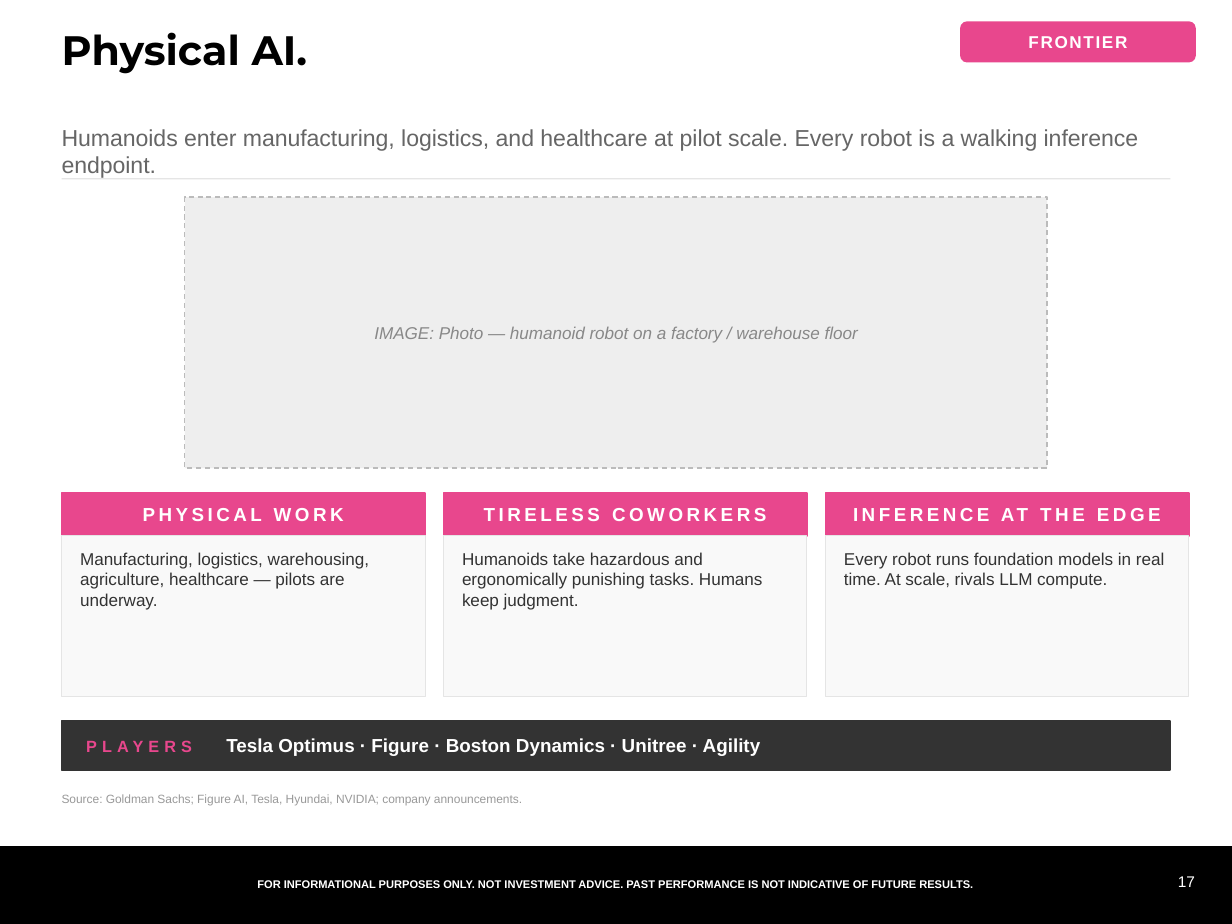
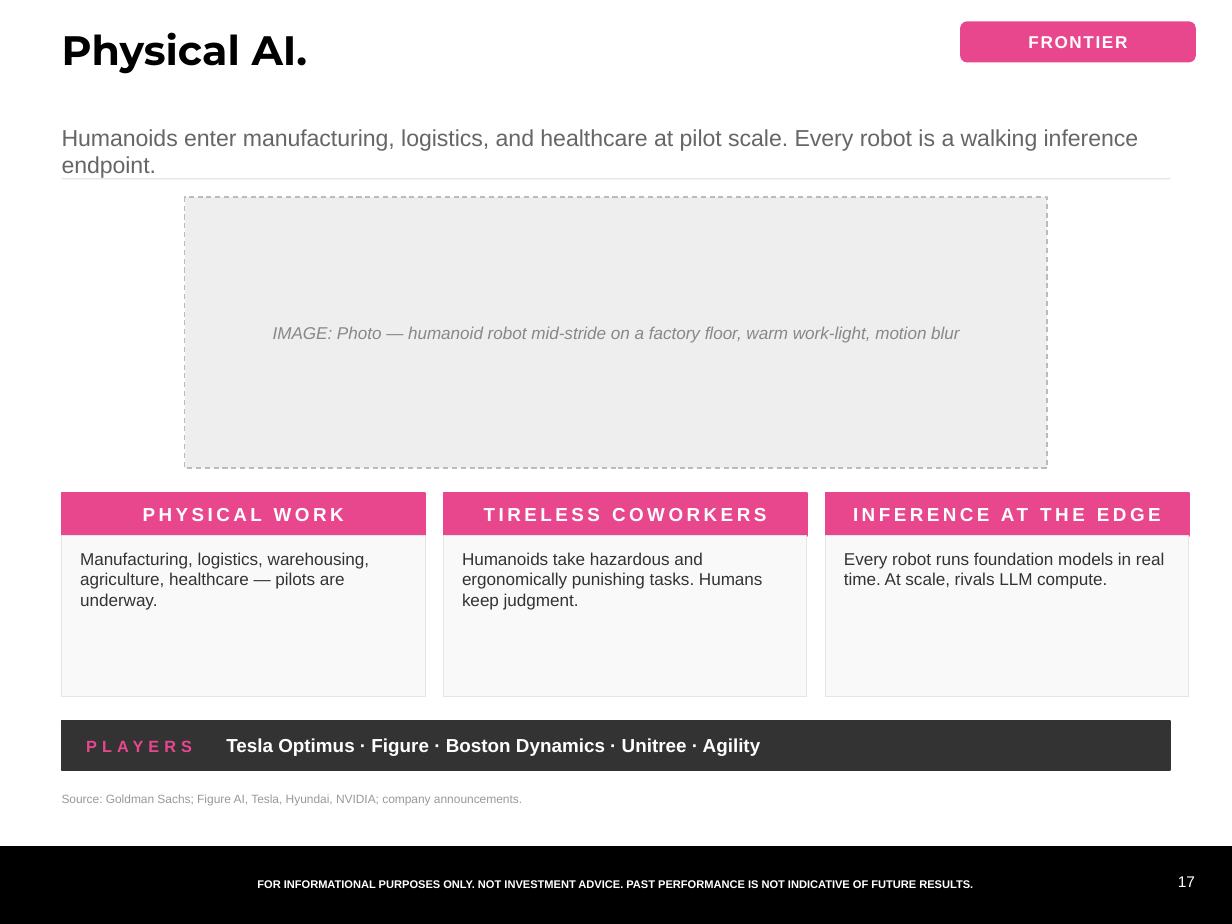
Before and after one commit to samuelcmcclellan-cell/ai-markets-deck, a slide deck: slide 17 of ai-markets-deck.pptx. Drawn at 1232x924 pixels with LibreOffice and Linux fonts; fonts in the diff are those of the drawing. Boxes give left, top, right and bottom in pixels: in the first picture for what was removed or moved away, otherwise in the second. Text is boxed around its words. In the diff, an @@ line names an element or a change of style, - is before the commit and + after.

```diff
--- a/ai-markets-deck.pptx
+++ b/ai-markets-deck.pptx
@@ text at (x1=273, y1=326, x2=959, y2=343): text changed @@
-IMAGE: Photo — humanoid robot on a factory / warehouse floor
+IMAGE: Photo — humanoid robot mid-stride on a factory floor, warm work-light, motion blur
```
Also in this commit, not shown: 9 other slides changed, 12 other files.
